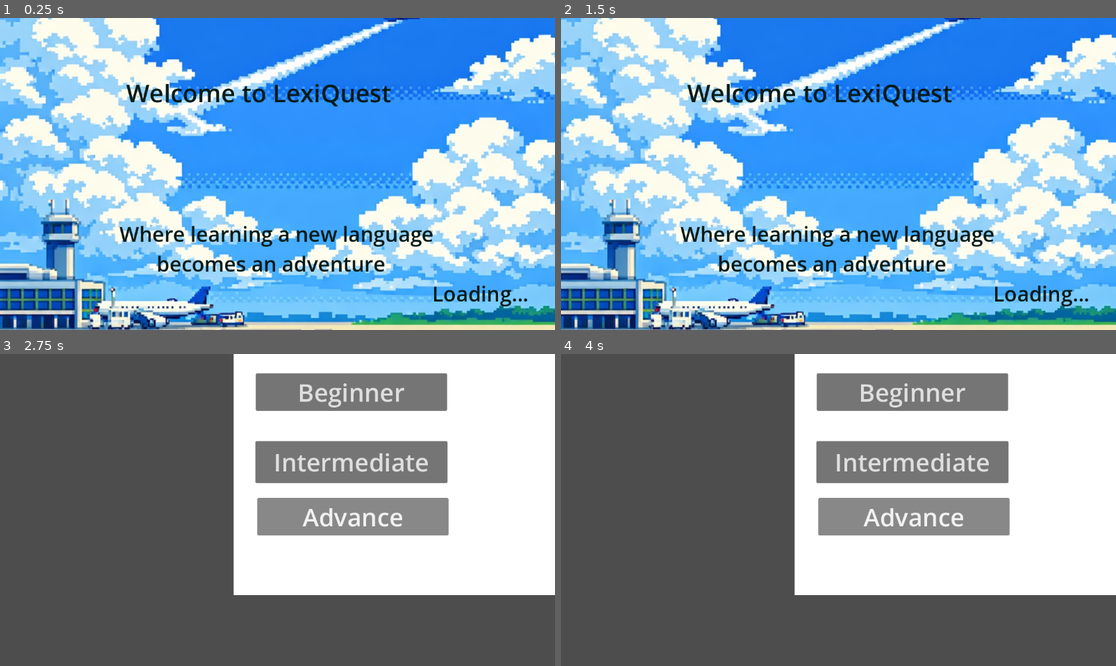
Above: before the commit, frames 1-4 (two rows, left to right).
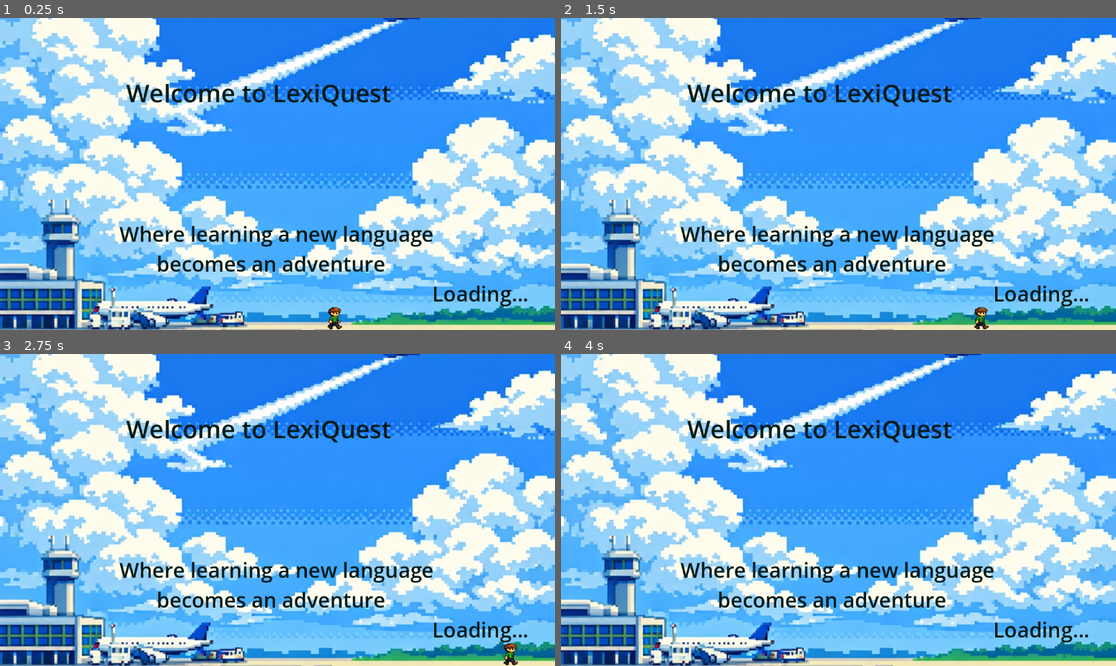
Above: after the commit, the same moments.

Repository: Katie4104/LexiQuest
Game: Godot game, scene res://splash_screen.tscn
Same seed, same stepped clock (60 frames per second), same inputs: the game is played once before the commit and once after it.
Inputs:
- Up to frame 1 (0.25 s): no input
- Up to frame 2 (1.5 s): hold Right (ui_right) 0.53-1.28 s; hold Down (ui_down) from 1.28 s (still down)
- Up to frame 3 (2.75 s): release Down (ui_down) at 2.03 s; hold Right (ui_right) from 2.03 s (still down)
- Up to frame 4 (4 s): release Right (ui_right) at 2.78 s; hold Up (ui_up) 2.78-3.53 s; hold Left (ui_left) from 3.53 s (still down)

The runs differ from the first frame. In frame 1, 0.1% of the frame differs, in the area x 58-62%, y 92-100%; in frame 2, 0.1%; in frame 3, 93%; in frame 4, 93%, in the area x 0-100%, y 0-100%.

Commit message:
added splash walker animation, autoload, and fade (but did not work (deleted)

Diff:
--- /dev/null
+++ b/autoload/AppState.gd
@@ -0,0 +1,4 @@
+extends Node
+var current_user = ""
+var language = "English"
+var score = 0
--- /dev/null
+++ b/fade.gd
@@ -0,0 +1,27 @@
+extends Node2D
+@onready var walker = $walker
+@onready var fade = $fade
+@onready var loading = $VBoxContainer/WelcomeLabel2
+
+var speed = 100
+var dots = 0
+
+func _ready():
+		walker.play("default")
+
+func _process(delta):
+
+		# walker moves
+		walker.position.x += speed * delta
+
+		# animate loading dots
+		if int(Time.get_ticks_msec()/500) % 2 == 0:
+				dots = (dots + 1) % 4
+				loading.text = "Loading" + "." * dots
+
+		# when walker reaches end
+		if walker.position.x > 1100:
+				fade.color.a += delta
+
+				if fade.color.a >= 1:
+						get_tree().change_scene_to_file("res://login_screen.tscn")
--- a/splash_screen.tscn
+++ b/splash_screen.tscn
@@ -1,6 +1,8 @@
-[gd_scene load_steps=4 format=3 uid="uid://dn300yun1kxte"]
+[gd_scene load_steps=14 format=3 uid="uid://dn300yun1kxte"]
 
 [ext_resource type="Texture2D" uid="uid://budi601cp18rl" path="res://splashBackground (2).png" id="1_ty3ja"]
+[ext_resource type="Texture2D" uid="uid://c5hrkjxbwd74p" path="res://assets/Splashwalker2.PNG" id="2_arguk"]
+[ext_resource type="Script" uid="uid://cifnsrvtsopda" path="res://walker.gd" id="3_74eti"]
 
 [sub_resource type="GDScript" id="GDScript_c8184"]
 script/source = "extends Control
@@ -11,7 +13,69 @@
 
 "
 
+[sub_resource type="AtlasTexture" id="AtlasTexture_74eti"]
+atlas = ExtResource("2_arguk")
+region = Rect2(0, 0, 377, 755)
+
+[sub_resource type="AtlasTexture" id="AtlasTexture_r8bb4"]
+atlas = ExtResource("2_arguk")
+region = Rect2(377, 0, 377, 755)
+
+[sub_resource type="AtlasTexture" id="AtlasTexture_spqux"]
+atlas = ExtResource("2_arguk")
+region = Rect2(754, 0, 377, 755)
+
+[sub_resource type="AtlasTexture" id="AtlasTexture_nodus"]
+atlas = ExtResource("2_arguk")
+region = Rect2(1131, 0, 377, 755)
+
+[sub_resource type="AtlasTexture" id="AtlasTexture_arguk"]
+atlas = ExtResource("2_arguk")
+region = Rect2(0, 0, 377, 755)
+
+[sub_resource type="AtlasTexture" id="AtlasTexture_oc6rp"]
+atlas = ExtResource("2_arguk")
+region = Rect2(377, 0, 377, 755)
+
+[sub_resource type="AtlasTexture" id="AtlasTexture_hlpdx"]
+atlas = ExtResource("2_arguk")
+region = Rect2(754, 0, 377, 755)
+
+[sub_resource type="AtlasTexture" id="AtlasTexture_b1scc"]
+atlas = ExtResource("2_arguk")
+region = Rect2(1131, 0, 377, 755)
+
 [sub_resource type="SpriteFrames" id="SpriteFrames_ty3ja"]
+animations = [{
+"frames": [{
+"duration": 1.0,
+"texture": SubResource("AtlasTexture_74eti")
+}, {
+"duration": 1.0,
+"texture": SubResource("AtlasTexture_r8bb4")
+}, {
+"duration": 1.0,
+"texture": SubResource("AtlasTexture_spqux")
+}, {
+"duration": 1.0,
+"texture": SubResource("AtlasTexture_nodus")
+}, {
+"duration": 1.0,
+"texture": SubResource("AtlasTexture_arguk")
+}, {
+"duration": 1.0,
+"texture": SubResource("AtlasTexture_oc6rp")
+}, {
+"duration": 1.0,
+"texture": SubResource("AtlasTexture_hlpdx")
+}, {
+"duration": 1.0,
+"texture": SubResource("AtlasTexture_b1scc")
+}],
+"loop": false,
+"name": &"default",
+"speed": 6.0
+}]
 
 [node name="SplashScreen" type="Control"]
 layout_mode = 3
@@ -34,7 +98,7 @@
 stretch_mode = 6
 
 [node name="Timer" type="Timer" parent="."]
-wait_time = 2.5
+wait_time = 5.0
 one_shot = true
 autostart = true
 
@@ -72,6 +136,9 @@
                                                                                Loading..."
 
 [node name="walker" type="AnimatedSprite2D" parent="."]
+position = Vector2(654, 606)
+scale = Vector2(0.14, 0.117)
 sprite_frames = SubResource("SpriteFrames_ty3ja")
+script = ExtResource("3_74eti")
 
 [connection signal="timeout" from="Timer" to="." method="_on_timer_timeout"]
--- /dev/null
+++ b/walker.gd
@@ -0,0 +1,6 @@
+extends AnimatedSprite2D
+var speed = 150.0
+func _ready():
+	play("default")
+func _process(delta):
+	position.x += speed * delta
Binary file added: assets/Splashwalker2.PNG
Not shown, changed: assets/Splashwalker2.PNG.import
Not shown, added: autoload/AppState.gd.uid
Not shown, added: fade.gd.uid
Not shown, added: walker.gd.uid
Binary file removed: walker_splash.png
